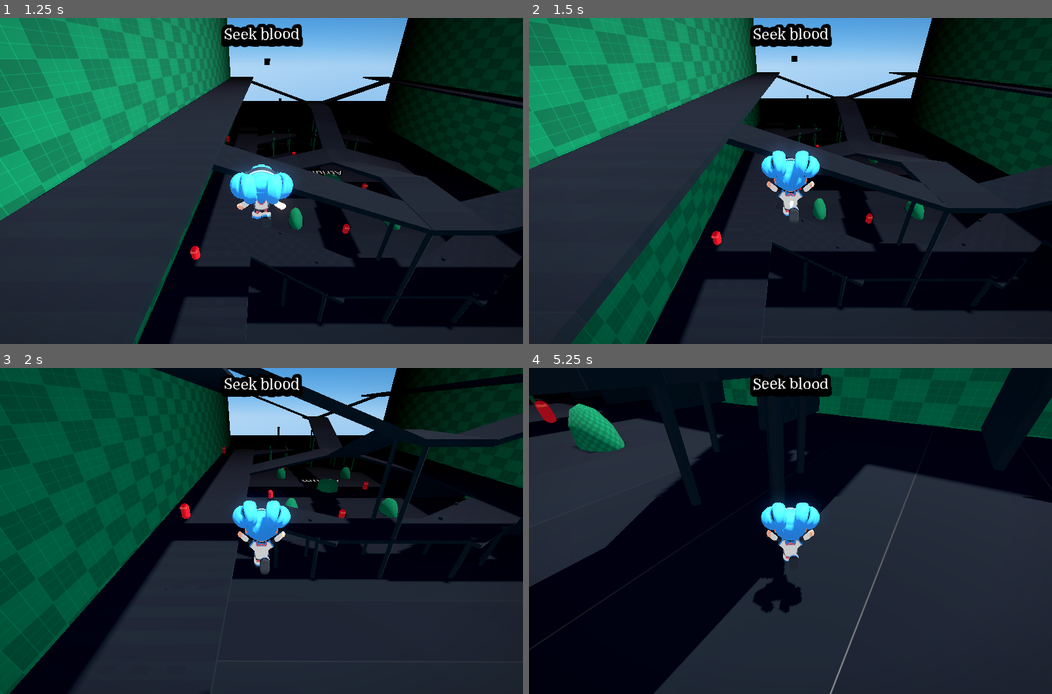
Above: before the commit, frames 1-4 (two rows, left to right).
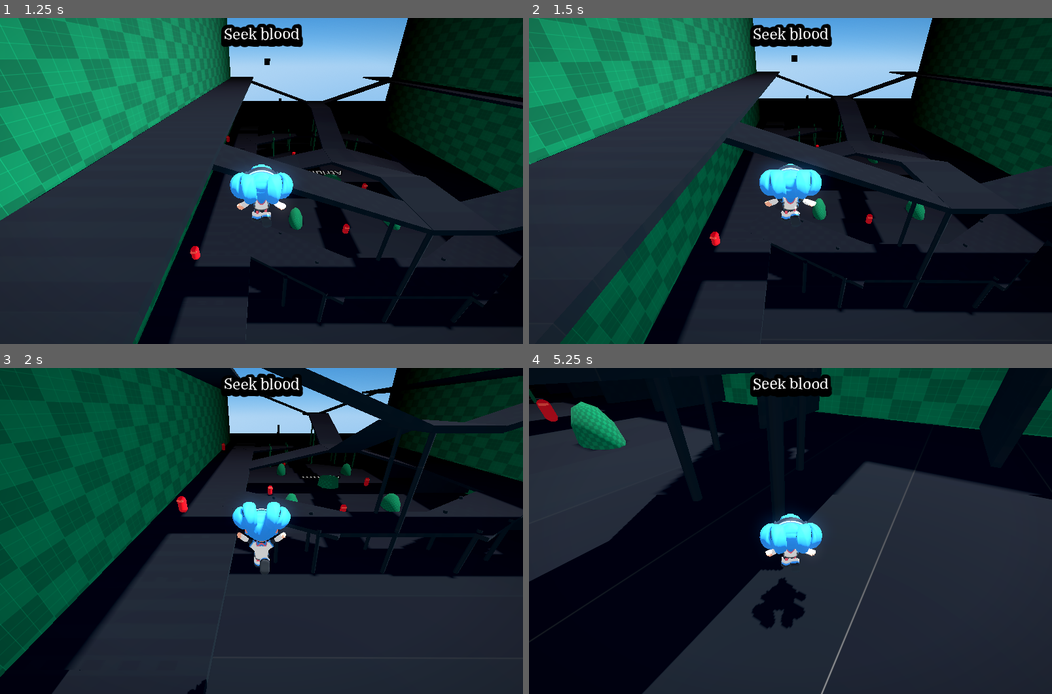
Above: after the commit, the same moments.

Repository: jake6724/no_poly_jam
Game: Godot game, scene res://scenes/TestLevel.tscn
The game is run twice, just before and just after one commit, with the same random seed, the same clock (stepped at 60 frames per second) and the same inputs.
Inputs (mouse positions are in pixels of both pictures, inside the frame that each line leads up to):
- Up to frame 1 (1.25 s): move the mouse to (376, 164) at 0.52 s; hold D (move_right) from 0.53 s (still down); hold Ctrl (control) from 0.53 s (still down); tap Space (jump) at 0.77 s
- Up to frame 2 (1.5 s): move the mouse to (685, 197) at 1.27 s; release D (move_right) at 1.28 s; release Ctrl (control) at 1.28 s; hold S (move_down) from 1.28 s (still down); click (685, 197) at 1.35 s
- Up to frame 3 (2 s): keep holding S (move_down); tap Space (jump) at 1.52 s
- Up to frame 4 (5.25 s): move the mouse to (800, 524) at 2.02 s; release S (move_down) at 2.03 s; hold W (move_up) from 2.03 s (still down); tap Mouse wheel down (scroll_down) at 2.1 s; move the mouse to (785, 537) at 2.77 s; tap Mouse wheel up (scroll_up) at 2.85 s; tap Space (jump) at 3.02, 3.77, 4.52 s; move the mouse to (827, 534) at 3.52 s; tap Shift (sprint) at 3.6 s; move the mouse to (748, 527) at 4.27 s; tap Ctrl (control) at 4.35 s; move the mouse to (795, 531) at 5.02 s; click (795, 531) at 5.1 s

Frame 1 is identical in both runs. In frame 2, 6.5% of the frame differs, in the area x 0-100%, y 0-100%; in frame 3, 14%; in frame 4, 5.7%.

Commit message:
Fix level CSG box layers

Diff:
--- a/scenes/Player.tscn
+++ b/scenes/Player.tscn
@@ -10,7 +10,7 @@
 height = 1.53125
 
 [node name="Player" type="CharacterBody3D" node_paths=PackedStringArray("_camera", "_camera_pivot", "_spring_arm", "_capsule_collider", "grapple_raycast", "grapple_controller", "_skin")]
-transform = Transform3D(-4.371139e-08, 0, 1, 0, 1, 0, -1, 0, -4.371139e-08, 0, 0, 0)
+transform = Transform3D(1.3113416e-07, 0, -1, 0, 1, 0, 1, 0, 1.3113416e-07, 0, 0, 0)
 collision_layer = 2
 collision_mask = 5
 script = ExtResource("1_v6fml")
@@ -30,7 +30,7 @@
 transform = Transform3D(1.3113416e-07, 0, 1, 0, 1, 0, -1, 0, 1.3113416e-07, 0, 0, 0)
 
 [node name="GrappleRope" parent="SophiaSkin" instance=ExtResource("3_mdl7e")]
-transform = Transform3D(-1, 0, -8.742278e-08, 0, 1, 0, 8.742278e-08, 0, -1, -5.684342e-14, 0.6414819, 0.35283482)
+transform = Transform3D(1, 0, 0, 0, 1, 0, 0, 0, 1, -5.684342e-14, 0.6414819, -0.1482873)
 
 [node name="CapsuleCollider" type="CollisionShape3D" parent="."]
 transform = Transform3D(1, 0, 0, 0, 1, 0, 0, 0, 1, 0, 0.765625, 0)
@@ -46,8 +46,8 @@
 current = true
 
 [node name="GrappleRaycast" type="RayCast3D" parent="CameraPivot/SpringArm3D/Camera3D"]
-visible = false
-target_position = Vector3(0, 0, -30)
+transform = Transform3D(-1, 4.371138e-08, 8.742279e-08, -4.3711395e-08, -1.0000002, -2.0861626e-07, 8.742276e-08, -3.5762787e-07, 1, 0, 0, 0)
+target_position = Vector3(0, -1, -30)
 collision_mask = 4
 
 [node name="GrappleController" type="Node" parent="." node_paths=PackedStringArray("player", "grapple_raycast", "grapple_rope")]
--- a/scenes/TestLevel.tscn
+++ b/scenes/TestLevel.tscn
@@ -180,119 +180,161 @@
 transform = Transform3D(3, 0, 0, 0, 0.454, 0, 0, 0, 28.767, 84.128204, -7.3259745, -13.997885)
 material_override = ExtResource("1_dojpo")
 use_collision = true
+collision_layer = 4
+collision_mask = 0
 size = Vector3(30, 2, 2)
 
 [node name="CSGBox3D2" type="CSGBox3D" parent="NavigationRegion3D/StaticBody3D"]
 transform = Transform3D(3, 0, 0, 0, -1.984497e-08, -28.73241, 0, 0.45454654, -1.2574455e-06, 84.128204, 2.2080245, 14.184)
 material_override = ExtResource("3_8xg12")
 use_collision = true
+collision_layer = 4
+collision_mask = 0
 size = Vector3(30, 2, 2)
 
 [node name="CSGBox3D3" type="CSGBox3D" parent="NavigationRegion3D/StaticBody3D"]
 transform = Transform3D(3, 0, 0, 0, -1.984497e-08, -28.73241, 0, 0.45454654, -1.2574455e-06, 84.128204, 2.2080264, -42.634315)
 material_override = ExtResource("3_8xg12")
 use_collision = true
+collision_layer = 4
+collision_mask = 0
 size = Vector3(30, 2, 2)
 
 [node name="CSGCylinder3D" type="CSGCylinder3D" parent="NavigationRegion3D/StaticBody3D"]
 transform = Transform3D(0.45454547, 0, 0, 0, 3.0418, 0, 0, 0, 0.45454654, 53.615383, -4.337188, -22.179722)
 material_override = ExtResource("3_8xg12")
 use_collision = true
+collision_layer = 4
+collision_mask = 0
 height = 1.730957
 
 [node name="CSGCylinder3D9" type="CSGCylinder3D" parent="NavigationRegion3D/StaticBody3D"]
 transform = Transform3D(0.45454547, 0, 0, 0, 3.0418, 0, 0, 0, 0.45454654, 58.61538, -3.928, -26.270641)
 material_override = ExtResource("3_8xg12")
 use_collision = true
+collision_layer = 4
+collision_mask = 0
 
 [node name="CSGCylinder3D10" type="CSGCylinder3D" parent="NavigationRegion3D/StaticBody3D"]
 transform = Transform3D(0.45454547, 0, 0, 0, 3.0418, 0, 0, 0, 0.45454654, 51.342655, -3.928, -26.270641)
 material_override = ExtResource("3_8xg12")
 use_collision = true
+collision_layer = 4
+collision_mask = 0
 
 [node name="CSGCylinder3D2" type="CSGCylinder3D" parent="NavigationRegion3D/StaticBody3D"]
 transform = Transform3D(0.45454547, 0, 0, 0, 3.0418, 0, 0, 0, 0.45454654, 49.52447, -3.928, -22.179722)
 material_override = ExtResource("3_8xg12")
 use_collision = true
+collision_layer = 4
+collision_mask = 0
 
 [node name="CSGCylinder3D3" type="CSGCylinder3D" parent="NavigationRegion3D/StaticBody3D"]
 transform = Transform3D(0.45454547, 0, 0, 0, 3.0418, 0, 0, 0, 0.45454654, 54.069927, -3.928, -6.270593)
 material_override = ExtResource("3_8xg12")
 use_collision = true
+collision_layer = 4
+collision_mask = 0
 
 [node name="CSGCylinder3D7" type="CSGCylinder3D" parent="NavigationRegion3D/StaticBody3D"]
 transform = Transform3D(0.45454547, 0, 0, 0, 3.0418, 0, 0, 0, 0.45454654, 58.61538, -3.928, -0.8160353)
 material_override = ExtResource("3_8xg12")
 use_collision = true
+collision_layer = 4
+collision_mask = 0
 
 [node name="CSGCylinder3D8" type="CSGCylinder3D" parent="NavigationRegion3D/StaticBody3D"]
 transform = Transform3D(0.45454547, 0, 0, 0, 3.0418, 0, 0, 0, 0.45454654, 51.7972, -3.928, -0.8160353)
 material_override = ExtResource("3_8xg12")
 use_collision = true
+collision_layer = 4
+collision_mask = 0
 
 [node name="CSGCylinder3D5" type="CSGCylinder3D" parent="NavigationRegion3D/StaticBody3D"]
 transform = Transform3D(0.45454547, 0, 0, 0, 3.0418, 0, 0, 0, 0.45454654, 54.069927, 0.37255335, -14.452432)
 material_override = ExtResource("3_8xg12")
 use_collision = true
+collision_layer = 4
+collision_mask = 0
 height = 4.8276367
 
 [node name="CSGCylinder3D6" type="CSGCylinder3D" parent="NavigationRegion3D/StaticBody3D"]
 transform = Transform3D(0.45454547, 0, 0, 0, 3.0418, 0, 0, 0, 0.45454654, 49.52447, 0.37180996, -14.452432)
 material_override = ExtResource("3_8xg12")
 use_collision = true
+collision_layer = 4
+collision_mask = 0
 height = 4.8271484
 
 [node name="CSGCylinder3D4" type="CSGCylinder3D" parent="NavigationRegion3D/StaticBody3D"]
 transform = Transform3D(0.45454547, 0, 0, 0, 3.0418, 0, 0, 0, 0.45454654, 49.52447, -3.928, -6.270593)
 material_override = ExtResource("3_8xg12")
 use_collision = true
+collision_layer = 4
+collision_mask = 0
 
 [node name="CSGBox3D4" type="CSGBox3D" parent="NavigationRegion3D/StaticBody3D"]
 transform = Transform3D(0.45454547, 0, 0, 0, 0.454, 0, 0, 0, 11.700029, 87.70629, -1.8849998, 10.093082)
 material_override = ExtResource("1_dojpo")
 use_collision = true
+collision_layer = 4
+collision_mask = 0
 size = Vector3(240, 1, 1)
 
 [node name="CSGBox3D8" type="CSGBox3D" parent="NavigationRegion3D/StaticBody3D"]
 transform = Transform3D(0.45454547, 0, 0, 0, 0.454, 0, 0, 0, 11.700029, 87.70629, -1.8849998, -36.968155)
 material_override = ExtResource("1_dojpo")
 use_collision = true
+collision_layer = 4
+collision_mask = 0
 size = Vector3(240, 1, 1)
 
 [node name="CSGBox3D9" type="CSGBox3D" parent="NavigationRegion3D/StaticBody3D"]
 transform = Transform3D(0.45454547, 0, 0, 0, 0.454, 0, 0, 0, 8.394549, 87.70629, 14.077011, -38.964355)
 material_override = ExtResource("1_dojpo")
 use_collision = true
+collision_layer = 4
+collision_mask = 0
 size = Vector3(240, 1, 1)
 
 [node name="CSGBox3D10" type="CSGBox3D" parent="NavigationRegion3D/StaticBody3D"]
 transform = Transform3D(0.45454547, 0, 0, 0, 0.454, 0, 0, 0, 8.394549, 87.70629, 14.077011, 10.288801)
 material_override = ExtResource("1_dojpo")
 use_collision = true
+collision_layer = 4
+collision_mask = 0
 size = Vector3(240, 1, 1)
 
 [node name="CSGBox3D5" type="CSGBox3D" parent="NavigationRegion3D/StaticBody3D"]
 transform = Transform3D(4.99909, 0, 0, 0, 0.454, 0, 0, 0, 22.818237, 51.819622, -1.8579578, -14.279909)
 material_override = ExtResource("1_dojpo")
 use_collision = true
+collision_layer = 4
+collision_mask = 0
 size = Vector3(1, 1, 0.7046509)
 
 [node name="CSGBox3D6" type="CSGBox3D" parent="NavigationRegion3D/StaticBody3D"]
 transform = Transform3D(5.275282, 0, 11.682177, 0, 0.454, 0, -3.1440828, 0, 19.60097, 55.16848, -1.8579578, -0.89912796)
 material_override = ExtResource("1_dojpo")
 use_collision = true
+collision_layer = 4
+collision_mask = 0
 size = Vector3(1, 1, 0.7046509)
 
 [node name="CSGBox3D7" type="CSGBox3D" parent="NavigationRegion3D/StaticBody3D"]
 transform = Transform3D(5.2750072, 0, -11.6838875, 0, 0.454, 0, 3.144543, 0, 19.599949, 55.386723, -1.8579578, -25.859188)
 material_override = ExtResource("1_dojpo")
 use_collision = true
+collision_layer = 4
+collision_mask = 0
 size = Vector3(1, 1, 0.7046509)
 
 [node name="CSGCylinder3D11" type="CSGCylinder3D" parent="NavigationRegion3D/StaticBody3D"]
 transform = Transform3D(-0.45454547, 0, 3.973763e-08, 0, 3.0418, 0, -3.973772e-08, 0, -0.45454654, 103.58425, -4.3785596, -3.99786)
 material_override = ExtResource("1_dojpo")
 use_collision = true
+collision_layer = 4
+collision_mask = 0
 
 [node name="CSGCylinder3D12" type="CSGCylinder3D" parent="NavigationRegion3D/StaticBody3D/CSGCylinder3D11"]
 transform = Transform3D(1, 0, 0, 0, 1, 0, 0, 0, 1, 11, 0, -9)
@@ -392,173 +434,231 @@
 transform = Transform3D(1.9336417, 0.17740388, 0, -0.6658062, 0.5152183, 0, 0, 0, 5.4245586, 66.50135, 4.7082925, -13.997886)
 material_override = ExtResource("1_dojpo")
 use_collision = true
+collision_layer = 4
+collision_mask = 0
 size = Vector3(8.6197815, 1, 1)
 
 [node name="CSGBox3D13" type="CSGBox3D" parent="NavigationRegion3D/StaticBody3D"]
 transform = Transform3D(-1.9336417, -0.1774039, -4.7422998e-07, -0.6658062, 0.5152184, 0, 1.6904433e-07, 1.550914e-08, -5.4245586, 90.82125, 4.793916, -13.997886)
 material_override = ExtResource("1_dojpo")
 use_collision = true
+collision_layer = 4
+collision_mask = 0
 size = Vector3(8.653809, 1, 1)
 
 [node name="CSGBox3D14" type="CSGBox3D" parent="NavigationRegion3D/StaticBody3D"]
 transform = Transform3D(-2.0454488, 0, -4.742299e-07, 0, 0.5448015, 0, 1.7881881e-07, 0, -5.4245577, 103.634346, 7.6735473, -13.997885)
 material_override = ExtResource("1_dojpo")
 use_collision = true
+collision_layer = 4
+collision_mask = 0
 size = Vector3(4.4553986, 1, 1)
 
 [node name="CSGBox3D15" type="CSGBox3D" parent="NavigationRegion3D/StaticBody3D"]
 transform = Transform3D(2.0454485, 0, 0, 0, 0.5448015, 0, 0, 0, 5.424558, 53.06096, 7.5698924, -13.997885)
 material_override = ExtResource("1_dojpo")
 use_collision = true
+collision_layer = 4
+collision_mask = 0
 size = Vector3(5.098877, 1, 1)
 
 [node name="CSGBox3D16" type="CSGBox3D" parent="NavigationRegion3D/StaticBody3D"]
 transform = Transform3D(0.45454547, 0, 0, 0, 0.454, 0, 0, 0, 0.45454654, 48.615383, -4.1549997, 9.8658085)
 material_override = ExtResource("1_dojpo")
 use_collision = true
+collision_layer = 4
+collision_mask = 0
 size = Vector3(1, 11, 18)
 
 [node name="CSGBox3D17" type="CSGBox3D" parent="NavigationRegion3D/StaticBody3D"]
 transform = Transform3D(0.45454547, 0, 0, 0, 0.454, 0, 0, 0, 0.45454654, 42.251747, -4.1549997, 9.8658085)
 material_override = ExtResource("1_dojpo")
 use_collision = true
+collision_layer = 4
+collision_mask = 0
 size = Vector3(1, 11, 18)
 
 [node name="CSGBox3D18" type="CSGBox3D" parent="NavigationRegion3D/StaticBody3D"]
 transform = Transform3D(0.45454547, 0, 0, 0, 0.454, 0, 0, 0, 0.45454654, 56.797203, -4.1549997, 9.8658085)
 material_override = ExtResource("1_dojpo")
 use_collision = true
+collision_layer = 4
+collision_mask = 0
 size = Vector3(1, 11, 18)
 
 [node name="CSGBox3D19" type="CSGBox3D" parent="NavigationRegion3D/StaticBody3D"]
 transform = Transform3D(0.45454547, 0, 0, 0, 0.454, 0, 0, 0, 0.45454654, 65.43356, -4.1549997, 9.8658085)
 material_override = ExtResource("1_dojpo")
 use_collision = true
+collision_layer = 4
+collision_mask = 0
 size = Vector3(1, 11, 18)
 
 [node name="CSGBox3D20" type="CSGBox3D" parent="NavigationRegion3D/StaticBody3D"]
 transform = Transform3D(0.45454547, 0, 0, 0, 0.454, 0, 0, 0, 0.45454654, 74.97902, -4.1549997, 9.8658085)
 material_override = ExtResource("1_dojpo")
 use_collision = true
+collision_layer = 4
+collision_mask = 0
 size = Vector3(1, 11, 18)
 
 [node name="CSGBox3D21" type="CSGBox3D" parent="NavigationRegion3D/StaticBody3D"]
 transform = Transform3D(0.45454547, 0, 0, 0, 0.454, 0, 0, 0, 0.45454654, 82.25175, -4.1549997, 9.8658085)
 material_override = ExtResource("1_dojpo")
 use_collision = true
+collision_layer = 4
+collision_mask = 0
 size = Vector3(1, 11, 18)
 
 [node name="CSGBox3D22" type="CSGBox3D" parent="NavigationRegion3D/StaticBody3D"]
 transform = Transform3D(0.45454547, 0, 0, 0, 0.454, 0, 0, 0, 0.45454654, 92.7063, -4.1549997, 9.8658085)
 material_override = ExtResource("1_dojpo")
 use_collision = true
+collision_layer = 4
+collision_mask = 0
 size = Vector3(1, 11, 18)
 
 [node name="CSGBox3D23" type="CSGBox3D" parent="NavigationRegion3D/StaticBody3D"]
 transform = Transform3D(0.45454547, 0, 0, 0, 0.454, 0, 0, 0, 0.45454654, 102.25175, -4.1549997, 9.8658085)
 material_override = ExtResource("1_dojpo")
 use_collision = true
+collision_layer = 4
+collision_mask = 0
 size = Vector3(1, 11, 18)
 
 [node name="CSGBox3D24" type="CSGBox3D" parent="NavigationRegion3D/StaticBody3D"]
 transform = Transform3D(0.45454547, 0, 0, 0, 0.454, 0, 0, 0, 0.45454654, 108.61539, -4.1549997, 9.8658085)
 material_override = ExtResource("1_dojpo")
 use_collision = true
+collision_layer = 4
+collision_mask = 0
 size = Vector3(1, 11, 18)
 
 [node name="CSGBox3D25" type="CSGBox3D" parent="NavigationRegion3D/StaticBody3D"]
 transform = Transform3D(0.45454547, 0, 0, 0, 0.454, 0, 0, 0, 0.45454654, 114.524475, -4.1549997, 9.8658085)
 material_override = ExtResource("1_dojpo")
 use_collision = true
+collision_layer = 4
+collision_mask = 0
 size = Vector3(1, 11, 18)
 
 [node name="CSGBox3D26" type="CSGBox3D" parent="NavigationRegion3D/StaticBody3D"]
 transform = Transform3D(0.45454547, 0, 0, 0, 0.454, 0, 0, 0, 0.45454654, 120.43356, -4.1549997, 9.8658085)
 material_override = ExtResource("1_dojpo")
 use_collision = true
+collision_layer = 4
+collision_mask = 0
 size = Vector3(1, 11, 18)
 
 [node name="CSGBox3D27" type="CSGBox3D" parent="NavigationRegion3D/StaticBody3D"]
 transform = Transform3D(0.45454547, 0, 0, 0, 0.454, 0, 0, 0, 0.45454654, 128.61539, -4.1549997, 9.8658085)
 material_override = ExtResource("1_dojpo")
 use_collision = true
+collision_layer = 4
+collision_mask = 0
 size = Vector3(1, 11, 18)
 
 [node name="CSGBox3D28" type="CSGBox3D" parent="NavigationRegion3D/StaticBody3D"]
 transform = Transform3D(0.45454547, 0, 0, 0, 0.454, 0, 0, 0, 0.45454654, 128.61539, -4.1549997, -36.725212)
 material_override = ExtResource("1_dojpo")
 use_collision = true
+collision_layer = 4
+collision_mask = 0
 size = Vector3(1, 11, 25)
 
 [node name="CSGBox3D29" type="CSGBox3D" parent="NavigationRegion3D/StaticBody3D"]
 transform = Transform3D(0.45454547, 0, 0, 0, 0.454, 0, 0, 0, 0.45454654, 114.97902, -4.1549997, -36.725212)
 material_override = ExtResource("1_dojpo")
 use_collision = true
+collision_layer = 4
+collision_mask = 0
 size = Vector3(1, 11, 25)
 
 [node name="CSGBox3D30" type="CSGBox3D" parent="NavigationRegion3D/StaticBody3D"]
 transform = Transform3D(0.45454547, 0, 0, 0, 0.454, 0, 0, 0, 0.45454654, 98.16084, -4.1549997, -36.725212)
 material_override = ExtResource("1_dojpo")
 use_collision = true
+collision_layer = 4
+collision_mask = 0
 size = Vector3(1, 11, 25)
 
 [node name="CSGBox3D31" type="CSGBox3D" parent="NavigationRegion3D/StaticBody3D"]
 transform = Transform3D(0.45454547, 0, 0, 0, 0.454, 0, 0, 0, 0.45454654, 82.25175, -4.1549997, -36.725212)
 material_override = ExtResource("1_dojpo")
 use_collision = true
+collision_layer = 4
+collision_mask = 0
 size = Vector3(1, 11, 25)
 
 [node name="CSGBox3D32" type="CSGBox3D" parent="NavigationRegion3D/StaticBody3D"]
 transform = Transform3D(0.45454547, 0, 0, 0, 0.454, 0, 0, 0, 0.45454654, 82.25175, -4.1549997, -36.725212)
 use_collision = true
+collision_layer = 4
+collision_mask = 0
 size = Vector3(1, 11, 25)
 
 [node name="CSGBox3D33" type="CSGBox3D" parent="NavigationRegion3D/StaticBody3D"]
 transform = Transform3D(0.45454547, 0, 0, 0, 0.454, 0, 0, 0, 0.45454654, 70.43356, -4.1549997, -36.725212)
 material_override = ExtResource("1_dojpo")
 use_collision = true
+collision_layer = 4
+collision_mask = 0
 size = Vector3(1, 11, 25)
 
 [node name="CSGBox3D34" type="CSGBox3D" parent="NavigationRegion3D/StaticBody3D"]
 transform = Transform3D(0.45454547, 0, 0, 0, 0.454, 0, 0, 0, 0.45454654, 59.06993, -4.1549997, -36.725212)
 material_override = ExtResource("1_dojpo")
 use_collision = true
+collision_layer = 4
+collision_mask = 0
 size = Vector3(1, 11, 25)
 
 [node name="CSGBox3D35" type="CSGBox3D" parent="NavigationRegion3D/StaticBody3D"]
 transform = Transform3D(0.45454547, 0, 0, 0, 0.454, 0, 0, 0, 0.45454654, 48.615383, -4.1549997, -36.725212)
 material_override = ExtResource("1_dojpo")
 use_collision = true
+collision_layer = 4
+collision_mask = 0
 size = Vector3(1, 11, 25)
 
 [node name="CSGBox3D36" type="CSGBox3D" parent="NavigationRegion3D/StaticBody3D"]
 transform = Transform3D(0.45454547, 0, 0, 0, 0.454, 0, 0, 0, 0.45454654, 41.797203, -4.1549997, -36.725212)
 material_override = ExtResource("1_dojpo")
 use_collision = true
+collision_layer = 4
+collision_mask = 0
 size = Vector3(1, 11, 25)
 
 [node name="CSGBox3D37" type="CSGBox3D" parent="NavigationRegion3D/StaticBody3D"]
 transform = Transform3D(0.45454547, 0, 0, 0, 0.42932272, 0.1479662, 0, -0.14782766, 0.42972508, 49.751747, 10.830791, -3.0803003)
 material_override = ExtResource("1_dojpo")
 use_collision = true
+collision_layer = 4
+collision_mask = 0
 size = Vector3(8, 1, 43.25934)
 
 [node name="CSGBox3D40" type="CSGBox3D" parent="NavigationRegion3D/StaticBody3D"]
 transform = Transform3D(0.45454547, 0, 0, 0, 0.42932272, 0.14796619, 0, -0.14782766, 0.42972505, 106.10441, 10.785826, -2.2681274)
 material_override = ExtResource("1_dojpo")
 use_collision = true
+collision_layer = 4
+collision_mask = 0
 size = Vector3(9, 1, 42)
 
 [node name="CSGBox3D38" type="CSGBox3D" parent="NavigationRegion3D/StaticBody3D"]
 transform = Transform3D(-0.45454544, -1.2923504e-08, 3.756776e-08, 0, 0.42932272, 0.14796619, -3.9737625e-08, 0.14782766, -0.42972505, 49.751747, 10.786743, -25.420912)
 material_override = ExtResource("1_dojpo")
 use_collision = true
+collision_layer = 4
+collision_mask = 0
 size = Vector3(8, 1, 44)
 
 [node name="CSGBox3D39" type="CSGBox3D" parent="NavigationRegion3D/StaticBody3D"]
 transform = Transform3D(-0.45454547, -1.2923505e-08, 3.756776e-08, 0, 0.42932275, 0.14796619, -3.973763e-08, 0.14782767, -0.42972505, 106.18479, 10.881233, -25.962877)
 material_override = ExtResource("1_dojpo")
 use_collision = true
+collision_layer = 4
+collision_mask = 0
 size = Vector3(9, 1, 43.25934)
 
 [node name="WorldEnvironment" type="WorldEnvironment" parent="."]
